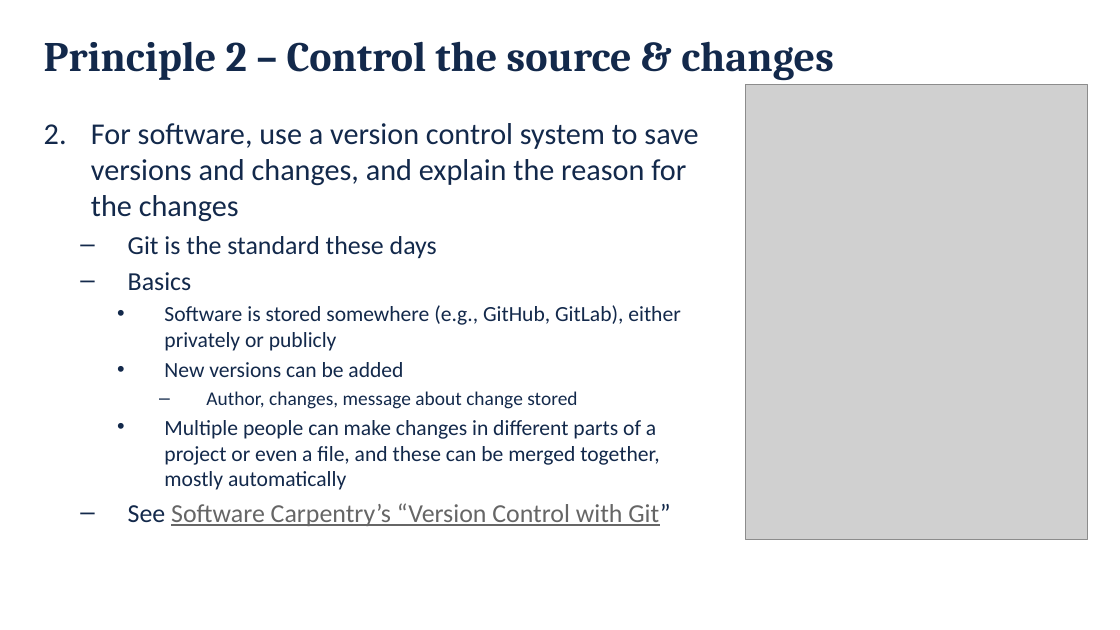
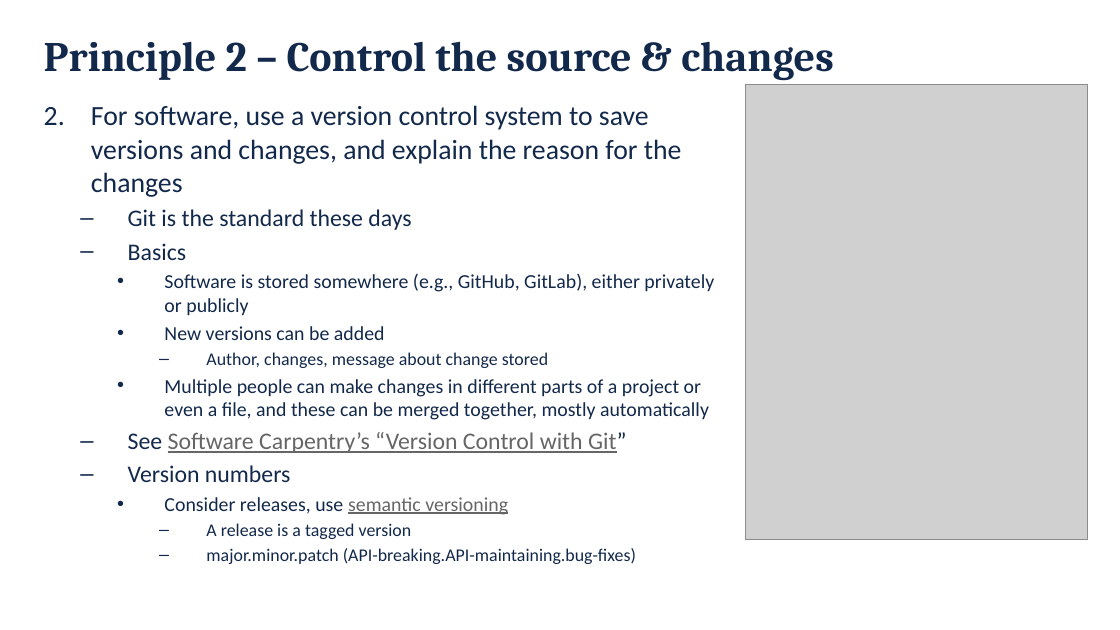
Before and after one commit to danielskatz/repro-fdtd1d, a slide deck: slide 10 of Computational_Reproducibility.pptx. Drawn at 1120x630 pixels with LibreOffice and Linux fonts; fonts in the diff are those of the drawing; grey boxes stand for pictures; background and template pictures are left out. Boxes give left, top, right and bottom in pixels: in the first picture for what was removed or moved away, otherwise in the second. Text is boxed around its words. In the diff, an @@ line names an element or a change of style, - is before the commit and + after.

```diff
--- a/Computational_Reproducibility.pptx
+++ b/Computational_Reproducibility.pptx
@@ text "For software, use a version ...": place and size @@
-text "For software, use a version ..." at [91,123,698,526]
+text "For software, use a version ..." at [91,105,714,539]
@@ text at [91,105,714,453]: size 25.9 to 23.8 pt in "For software, use a version control system ..."; size 22.2 to 20.4 pt in "Git is the standard these days", "Basics", "See Software Carpentry’s “Version Control with Git”"; size 18.5 to 17 pt in "Software is stored somewhere (e.g., GitHub, GitLab), ...", "New versions can be added", "Multiple people can make changes in different ..."; size 16.6 to 15.3 pt in "Author, changes, message about change stored" @@
@@ text at [128,465,508,539]: paragraphs added @@
+  – Version numbers
+    • Consider releases, use semantic versioning
+      – A release is a tagged version
+      – major.minor.patch (API-breaking.API-maintaining.bug-fixes)
```
